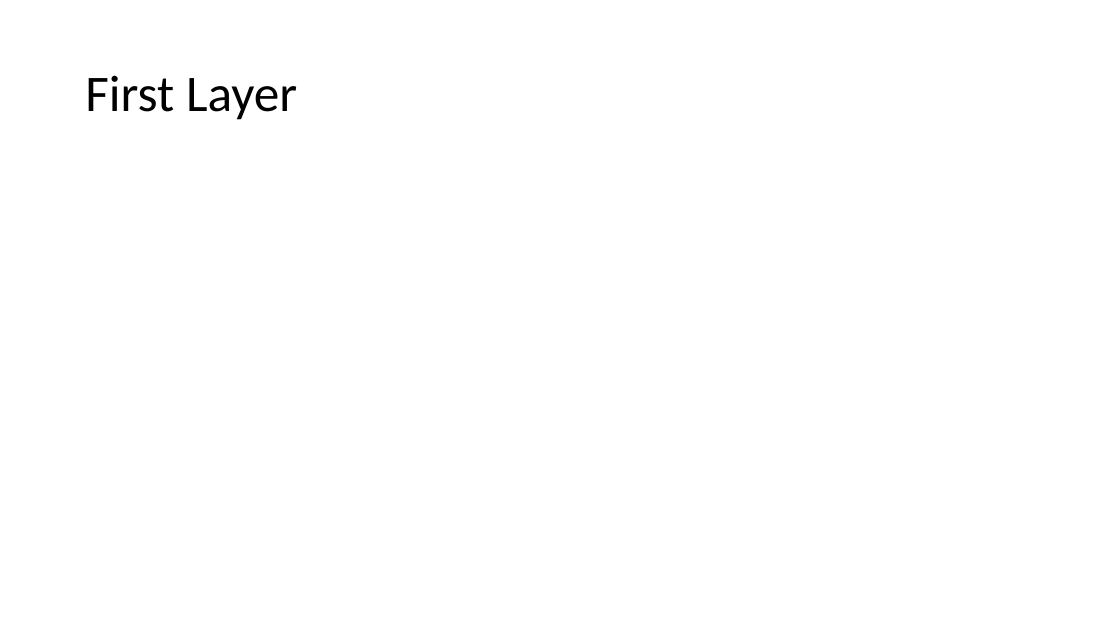
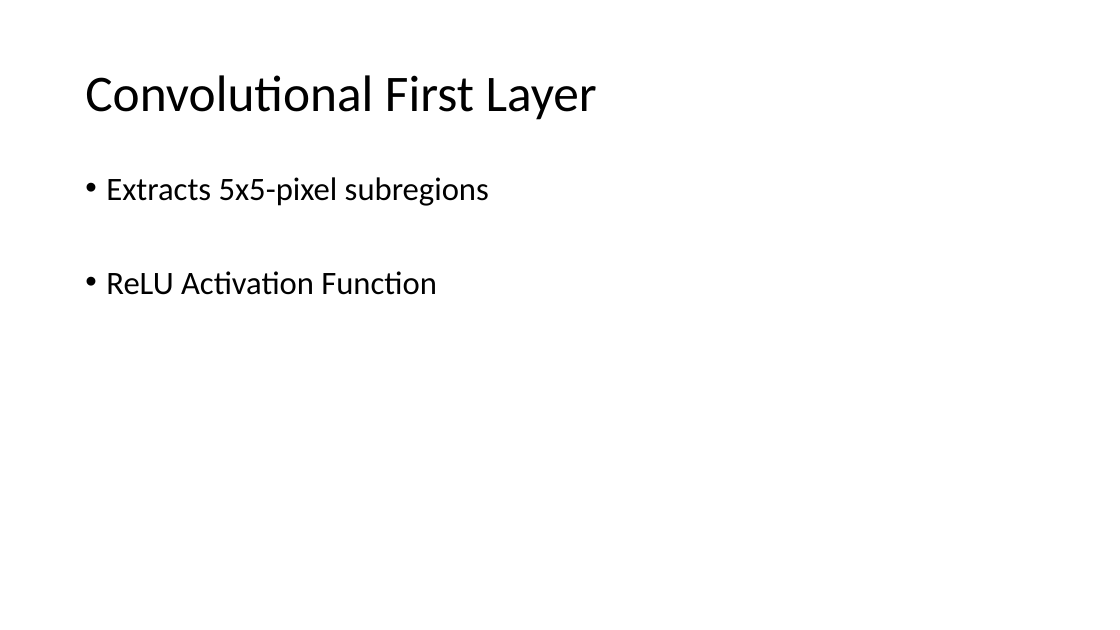
Before and after one commit to ChrisKalahiki/CNN-for-BelgiumTS-and-MNIST, a slide deck: slide 11 of RIPMazeRunner.pptx (slide 10 before the commit). Drawn at 1120x630 pixels with LibreOffice and Linux fonts; fonts in the diff are those of the drawing. Boxes give left, top, right and bottom in pixels: in the first picture for what was removed or moved away, otherwise in the second. Text is boxed around its words. In the diff, an @@ line names an element or a change of style, - is before the commit and + after.

```diff
--- a/RIPMazeRunner.pptx
+++ b/RIPMazeRunner.pptx
@@ title at box(85, 75, 597, 120): text changed @@
-First Layer
+Convolutional First Layer
@@ text added at box(106, 177, 489, 295), 28 pt, text #000000 @@
+• Extracts 5x5-pixel subregions
+• ReLU Activation Function
```
Also in this commit, not shown: 1 other slide changed, 7 slides added, 6 slides removed.
